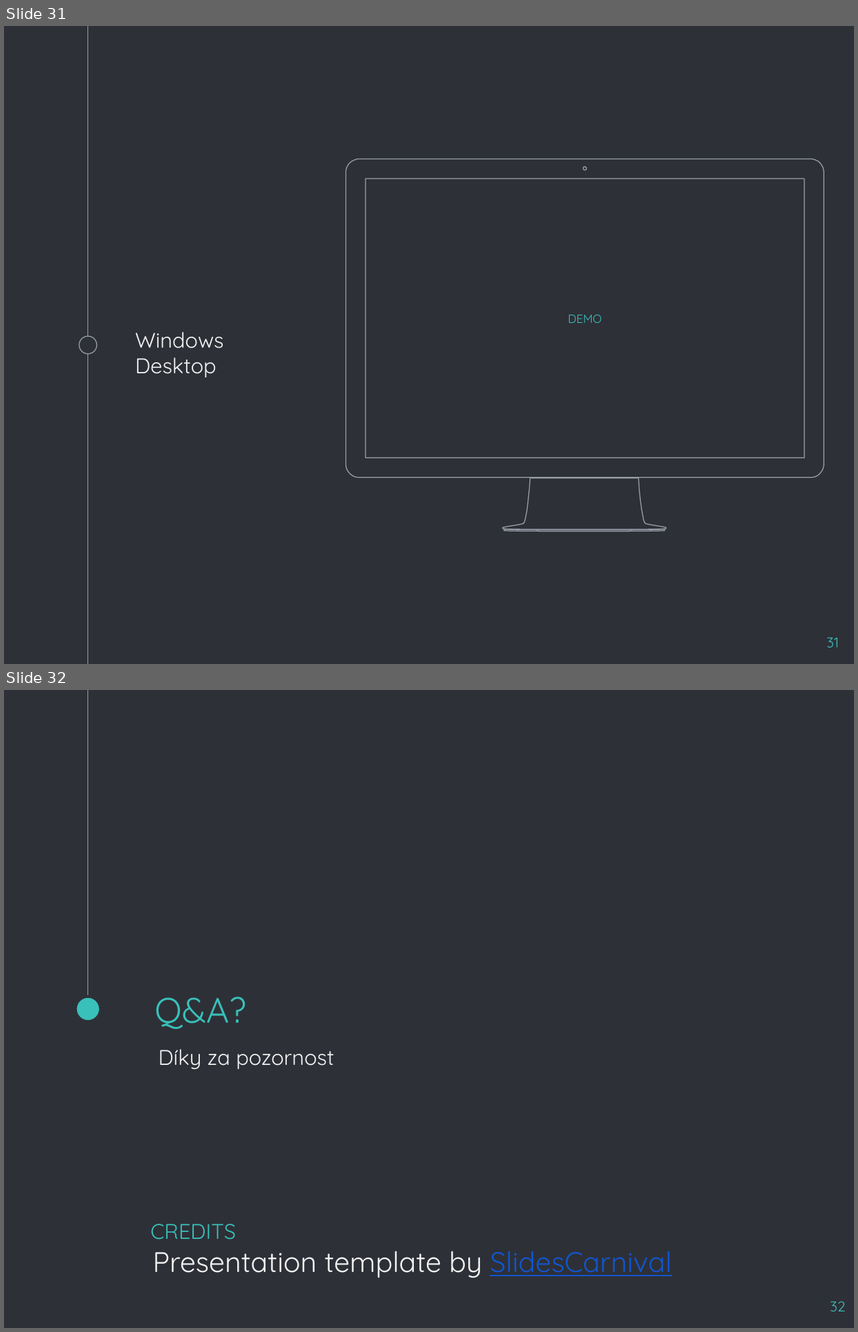
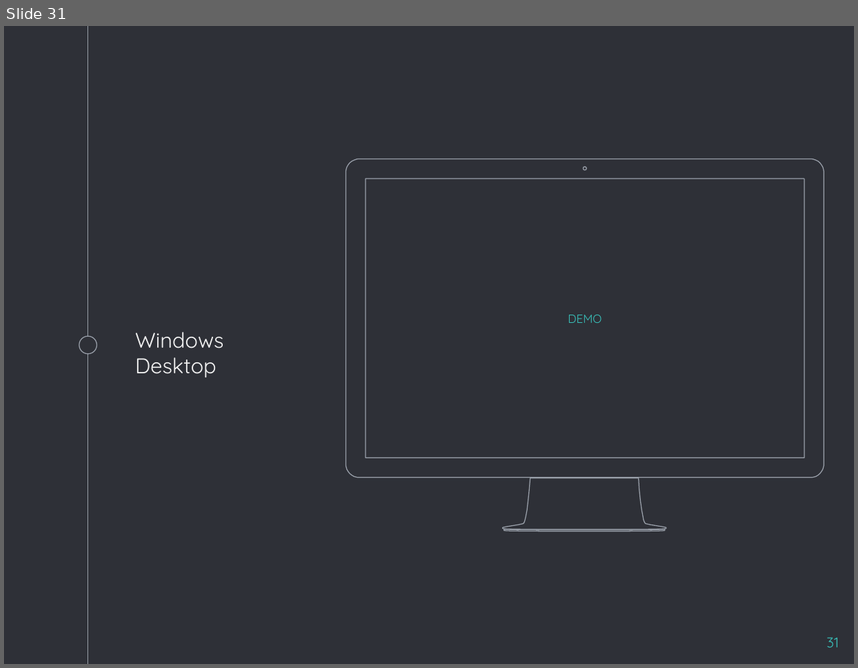
Before and after one commit to TheNetworg/news-in-dotnetcore3.0, a slide deck: Prezentace.pptx. Shown one above the other, each under a label of ours: slides 31 and 32 before the commit, slide 31 after it. The pictures are 858x1332 and 858x668 pixels, drawn with LibreOffice and Linux fonts; fonts in the diff are those of the drawing. Boxes give left, top, right and bottom in pixels: in the first picture for what was removed or moved away, otherwise in the second. Text is boxed around its words. In the diff, an @@ line names an element or a change of style, - is before the commit and + after.

Commit message:
edit presentation

```diff
--- a/Prezentace.pptx
+++ b/Prezentace.pptx
@@ slide 32 removed at <box>4,690,854,1328</box>, background #2E3037 @@
@@ line removed from (88, 690) to (88, 996) @@
@@ ellipse removed at <box>75,996,100,1021</box> @@
@@ title removed at <box>154,996,246,1029</box> @@
-Q&A?
@@ subtitle removed at <box>159,1049,334,1069</box> @@
-Díky za pozornost
@@ text removed at <box>150,1223,236,1239</box> @@
-CREDITS
@@ text removed at <box>153,1250,672,1277</box> @@
-Presentation template by SlidesCarnival
@@ page number removed at <box>830,1301,845,1311</box> @@
-32
```
Also in this commit, not shown: 1 other slide removed.
